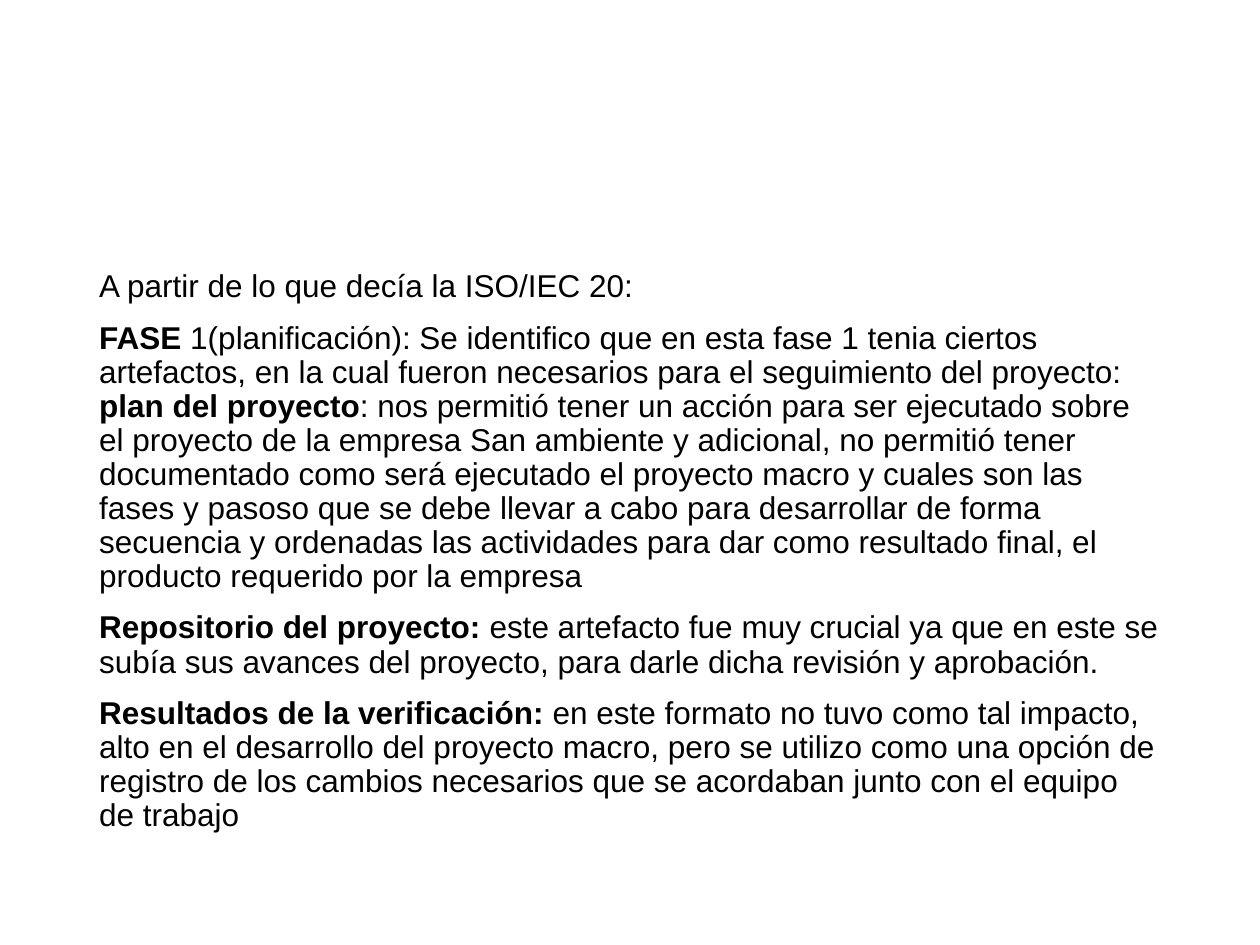
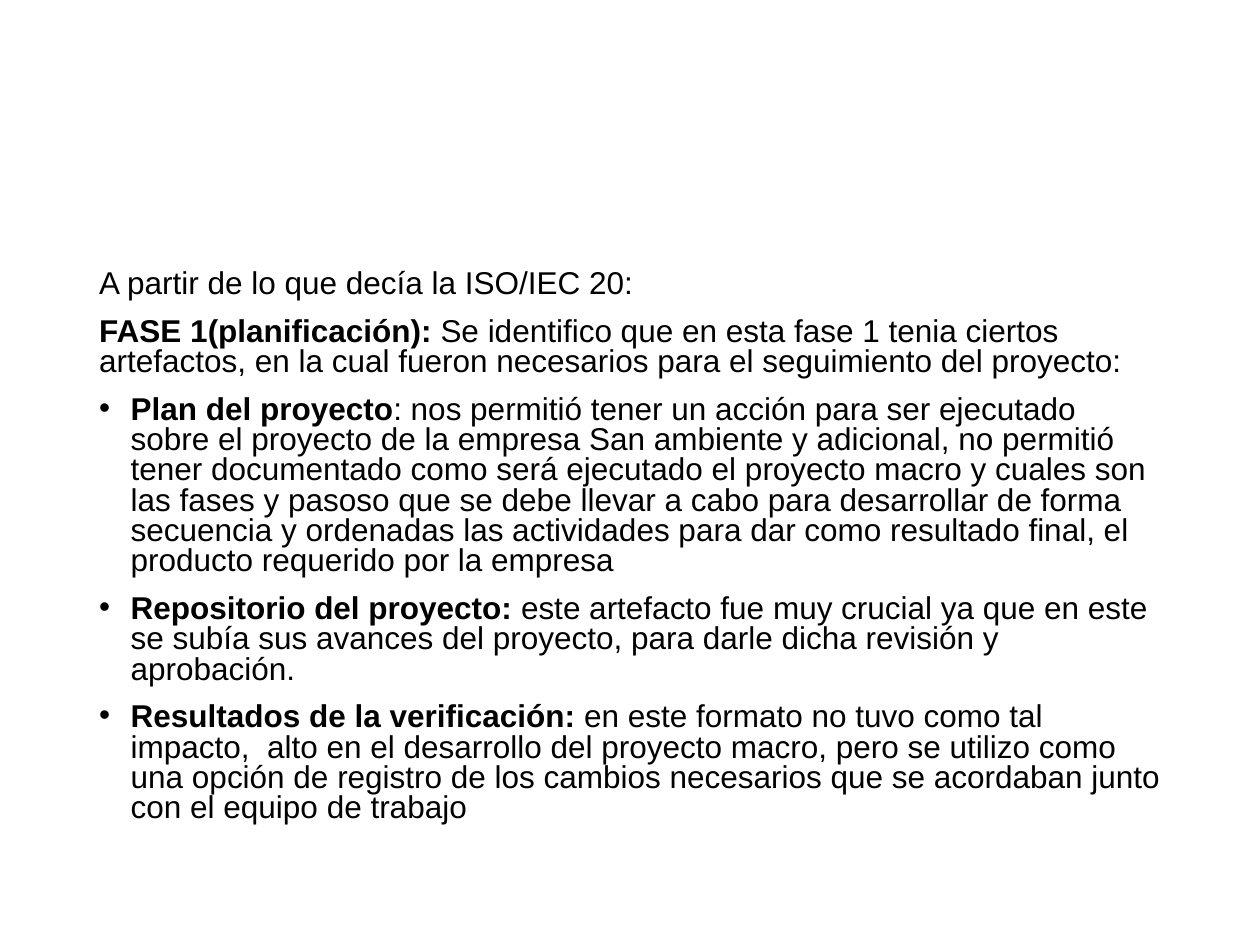
Before and after one commit to cristianpazu/Proyecto-Sanambiente, a slide deck: slide 9 of Documentos de ponencias en eventos y exposiciones/Presentación de la ISO-IEC 29110 a los nuevos integrantes/Exposición ISO-IEC 29110.pptx. Drawn at 1260x945 pixels with LibreOffice and Linux fonts; fonts in the diff are those of the drawing; background and template pictures are left out. Boxes give left, top, right and bottom in pixels: in the first picture for what was removed or moved away, otherwise in the second. Text is boxed around its words. In the diff, an @@ line names an element or a change of style, - is before the commit and + after.

```diff
--- a/Documentos de ponencias en eventos y exposiciones/Presentación de la ISO-IEC 29110 a los nuevos integrantes/Exposición ISO-IEC 29110.pptx
+++ b/Documentos de ponencias en eventos y exposiciones/Presentación de la ISO-IEC 29110 a los nuevos integrantes/Exposición ISO-IEC 29110.pptx
@@ text at bbox=[99, 270, 1159, 824]: line spacing 0.9 to 0.8; bullet none to • @@
@@ text at bbox=[99, 319, 1146, 577]: text changed @@
-FASE 1(planificación): Se identifico que en esta fase 1 tenia ciertos artefactos, en la cual fueron necesarios para el seguimiento del proyecto: plan del proyecto: nos permitió tener un acción para ser ejecutado sobre el proyecto de la empresa San ambiente y adicional, no permitió tener documentado como será ejecutado el proyecto macro y cuales son las fases y pasoso que se debe llevar a cabo para desarrollar de forma secuencia y ordenadas las actividades para dar como resultado final, el producto requerido por la empresa
+FASE 1(planificación): Se identifico que en esta fase 1 tenia ciertos artefactos, en la cual fueron necesarios para el seguimiento del proyecto:
+• Plan del proyecto: nos permitió tener un acción para ser ejecutado sobre el proyecto de la empresa San ambiente y adicional, no permitió tener documentado como será ejecutado el proyecto macro y cuales son las fases y pasoso que se debe llevar a cabo para desarrollar de forma secuencia y ordenadas las actividades para dar como resultado final, el producto requerido por la empresa
```
Also in this commit, not shown: 3 other slides changed, 1 other file.
